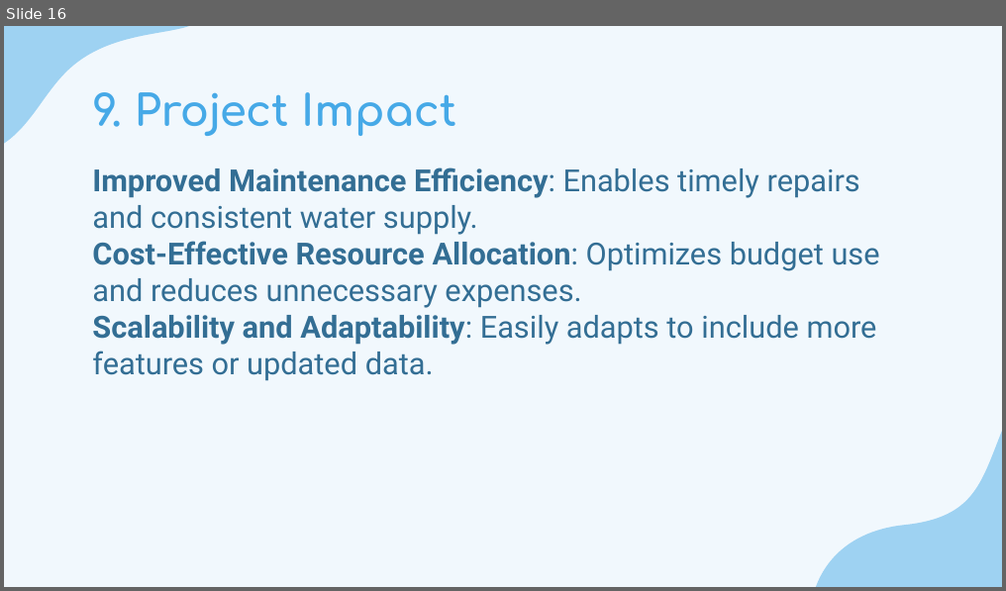
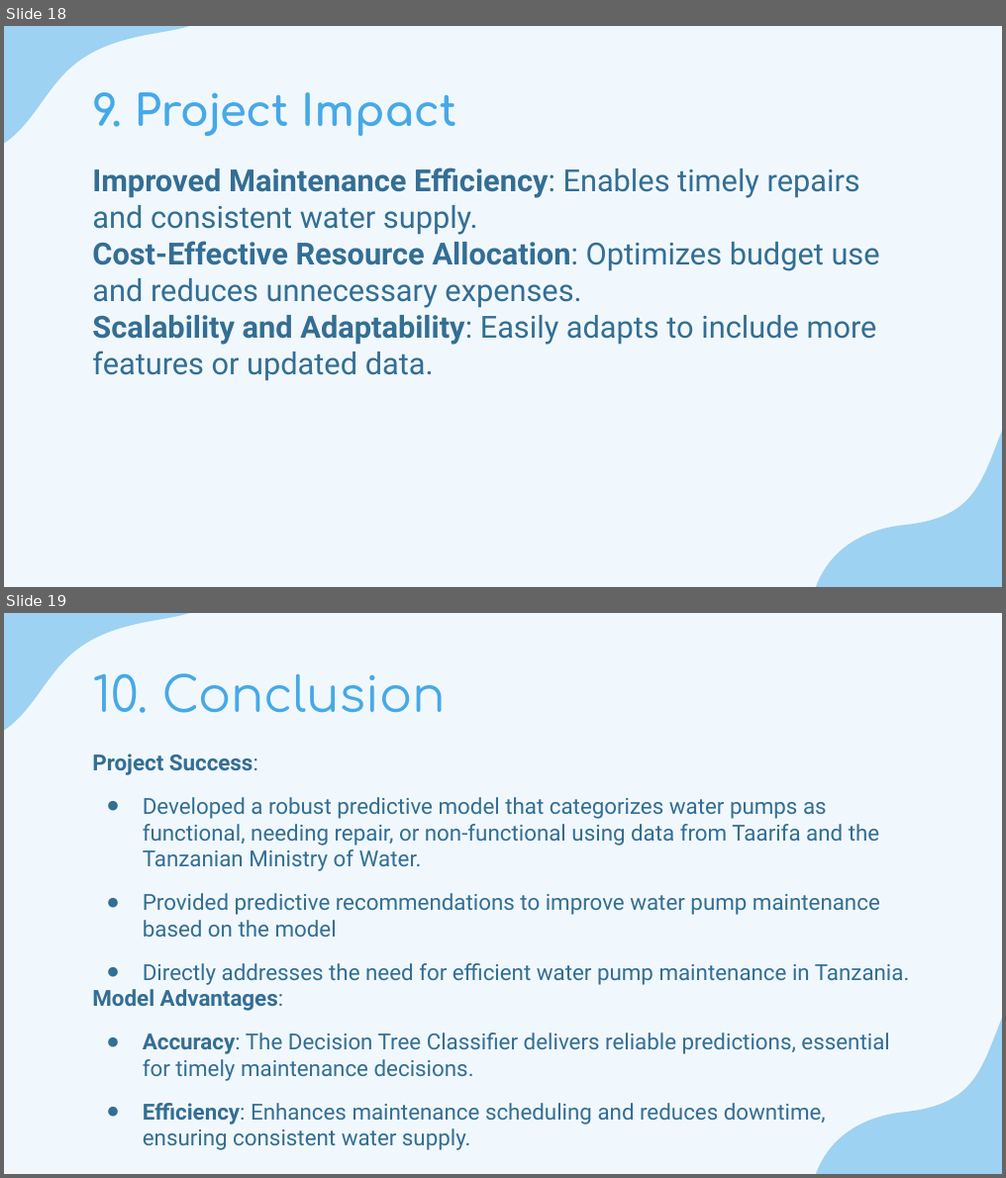
Before and after one commit to leonardkoyio/Phase-3-Project-_v1, a slide deck: Deliverables/Predictive Maintenance of Water Pumps in Tanzania-Presentation.pptx. Shown one above the other, each under a label of ours: slide 16 before the commit, slides 18 and 19 after it. The pictures are 1006x591 and 1006x1178 pixels, drawn with LibreOffice and Linux fonts; fonts in the diff are those of the drawing. Boxes give left, top, right and bottom in pixels: in the first picture for what was removed or moved away, otherwise in the second. Text is boxed around its words. In the diff, an @@ line names an element or a change of style, - is before the commit and + after.

Commit message:
Improving markdowns and presentations- adding predictive recommendations to conclusion

```diff
--- a/Deliverables/Predictive Maintenance of Water Pumps in Tanzania-Presentation.pptx
+++ b/Deliverables/Predictive Maintenance of Water Pumps in Tanzania-Presentation.pptx
@@ slide 19 added at box(4, 613, 1002, 1174), background #46A9E7 at 7% opacity; not listed: 2 template elements that a slide beside it also shows @@
@@ title added at box(92, 673, 446, 713), 35 pt, text #46A9E7 @@
+10. Conclusion
@@ text added at box(92, 754, 910, 1151), 16 pt, text #336E94 @@
+Project Success:
+● Developed a robust predictive model that categorizes water pumps as functional, needing repair, or non-functional using data from Taarifa and the Tanzanian Ministry of Water.
+● Provided predictive recommendations to improve water pump maintenance based on the model
+● Directly addresses the need for efficient water pump maintenance in Tanzania.
+Model Advantages:
+● Accuracy: The Decision Tree Classifier delivers reliable predictions, essential for timely maintenance decisions.
+● Efficiency: Enhances maintenance scheduling and reduces downtime, ensuring consistent water supply.
@@ what was slide 16 is now slide 18 @@
```
Also in this commit, not shown: 1 slide changed, 2 other slides added, 4 other files.
